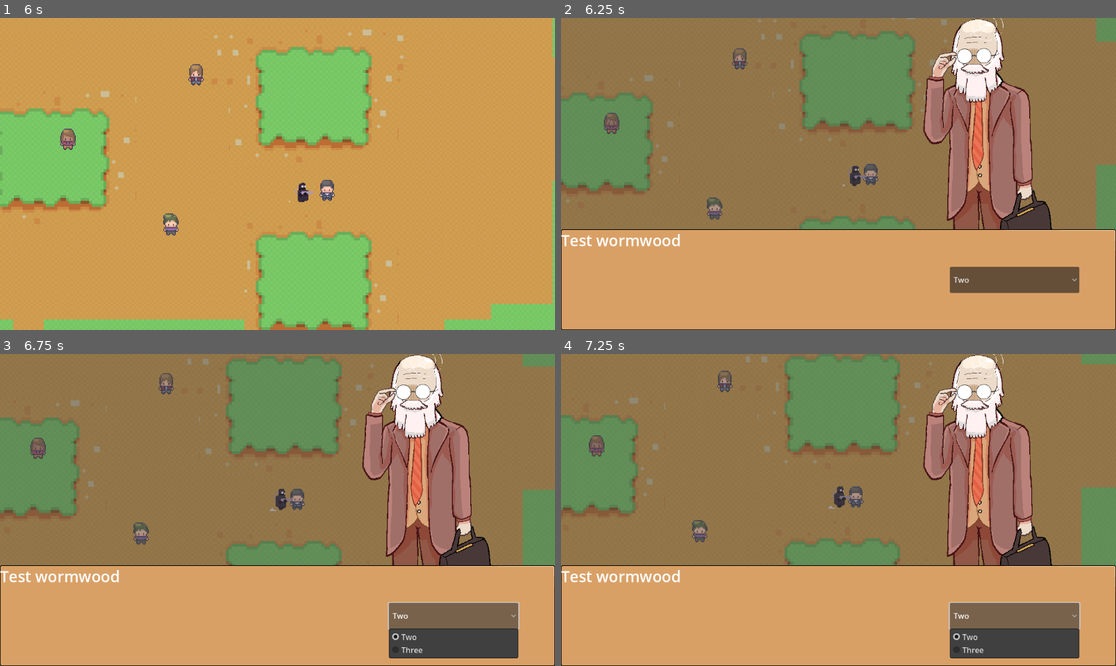
Above: before the commit, frames 1-4 (two rows, left to right).
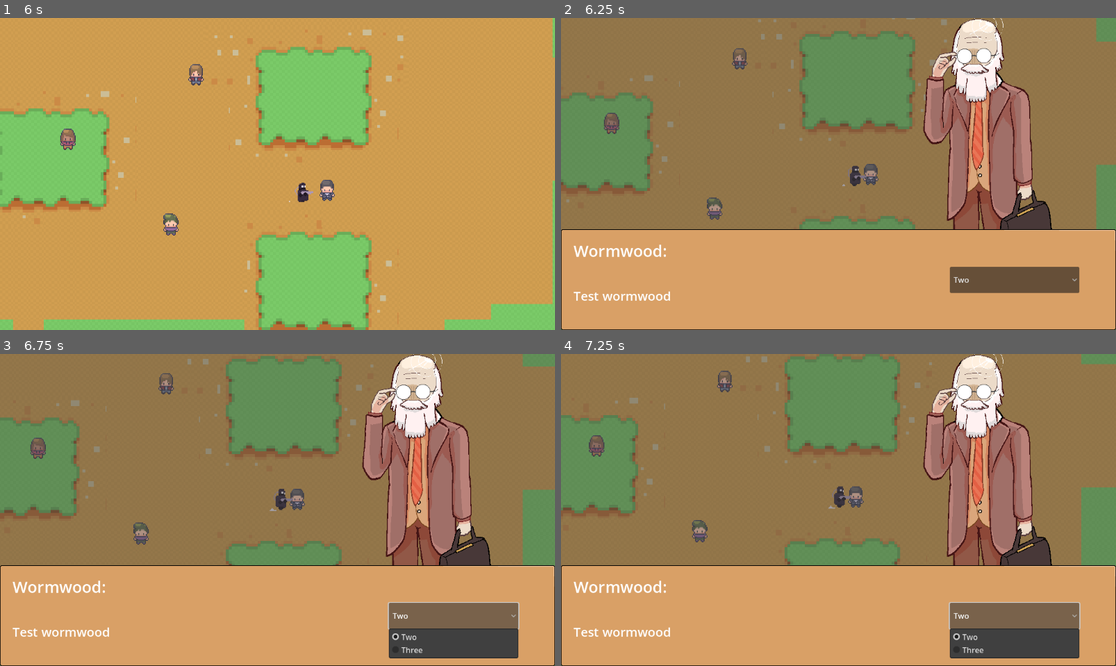
Above: after the commit, the same moments.

Repository: PieFlavr/Spring-2025-Hackathon
Game: Godot game, scene res://scenes/game.tscn
The game is run twice, just before and just after one commit, with the same random seed, the same clock (stepped at 60 frames per second) and the same inputs.
Inputs:
- Up to frame 1 (6 s): tap Enter (ui_accept) at 0.5, 0.77, 1.52, 3.02, 3.77, 4.52 s; hold Right (ui_right) 0.53-1.28 s; hold Down (ui_down) 1.28-2.03 s; hold Right (ui_right) 2.03-2.78 s; hold Up (ui_up) 2.78-3.53 s; hold Left (ui_left) 3.53-5.03 s; hold Down (ui_down) 5.03-5.78 s; hold Right (ui_right) from 5.78 s (still down)
- Up to frame 2 (6.25 s): keep holding Right (ui_right); tap Enter (ui_accept) at 6.02 s
- Up to frame 3 (6.75 s): release Right (ui_right) at 6.5 s; click "Two" at 6.5 s
- Up to frame 4 (7.25 s): no input

Frame 1 is identical in both runs. In frame 2, 0.8% of the frame differs, in the area x 0-22%, y 69-91%; in frame 3, 0.8%; in frame 4, 0.8%.
Error in both runs: Invalid call. Nonexistent function 'set_text' in base 'Control (conversation_menu.gd)'. (res://scripts/area_2d_tanya.gd:43)

Commit message:
Added character name to conversation menu

Diff:
--- a/scenes/conversation_menu.tscn
+++ b/scenes/conversation_menu.tscn
@@ -35,10 +35,26 @@
 layout_mode = 1
 anchors_preset = 9
 anchor_bottom = 1.0
+offset_left = 26.0
+offset_top = 68.0
 offset_right = 772.0
 grow_vertical = 2
-theme_override_font_sizes/normal_font_size = 32
+theme_override_font_sizes/normal_font_size = 26
 text = "This is a sample question."
+vertical_alignment = 1
+
+[node name="CharacterName" type="RichTextLabel" parent="Menu"]
+layout_mode = 1
+anchors_preset = 9
+anchor_bottom = 1.0
+offset_left = 26.0
+offset_top = 20.0
+offset_right = 772.0
+offset_bottom = -141.0
+grow_vertical = 2
+theme_override_font_sizes/normal_font_size = 33
+text = "This is a character name"
+vertical_alignment = 1
 
 [node name="OptionButton" type="OptionButton" parent="Menu"]
 z_index = 4
--- a/scripts/conversation_menu.gd
+++ b/scripts/conversation_menu.gd
@@ -4,6 +4,7 @@
 @onready var option_button: OptionButton = $Menu/OptionButton
 @onready var character_texture: TextureRect = $"Character Texture"
 @onready var question_text: RichTextLabel = $Menu/QuestionText
+@onready var character_name: RichTextLabel = $Menu/CharacterName
 
 # Called when the node enters the scene tree for the first time.
 func _ready() -> void:
@@ -19,6 +20,7 @@
 	visible = true
 
 	question_text.text = text
+	character_name.text = characterName + ":"
 
 	if characterName == "Croakie":
 		character_texture.texture = load("res://Assets/Character_Art/Croakie.png")
@@ -44,6 +46,7 @@
 	option_button.visible = true
 
 	question_text.text = question
+	character_name.text = characterName + ":"
 
 	if characterName == "Croakie":
 		character_texture.texture = load("res://Assets/Character_Art/Croakie.png")
